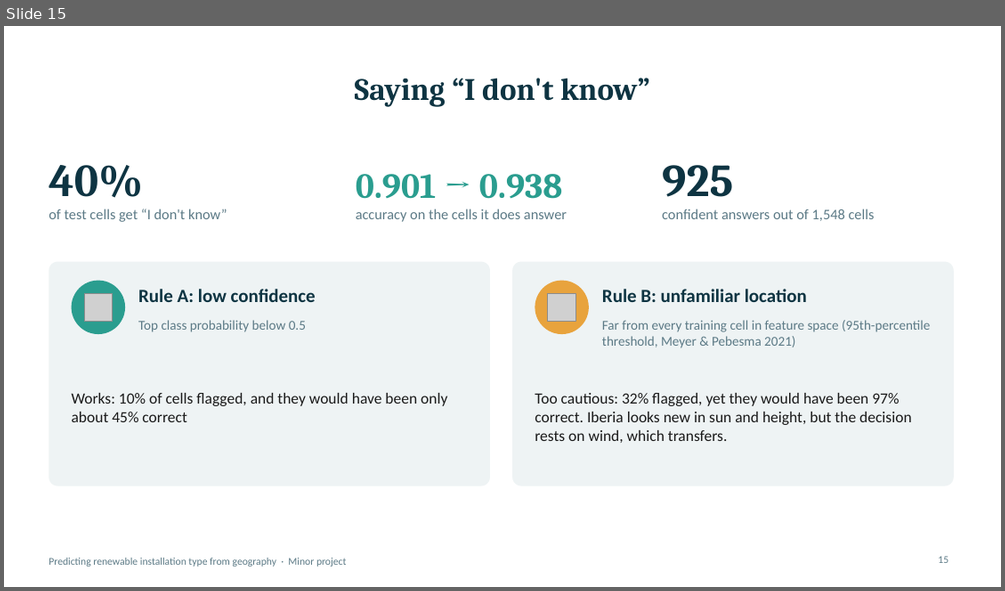
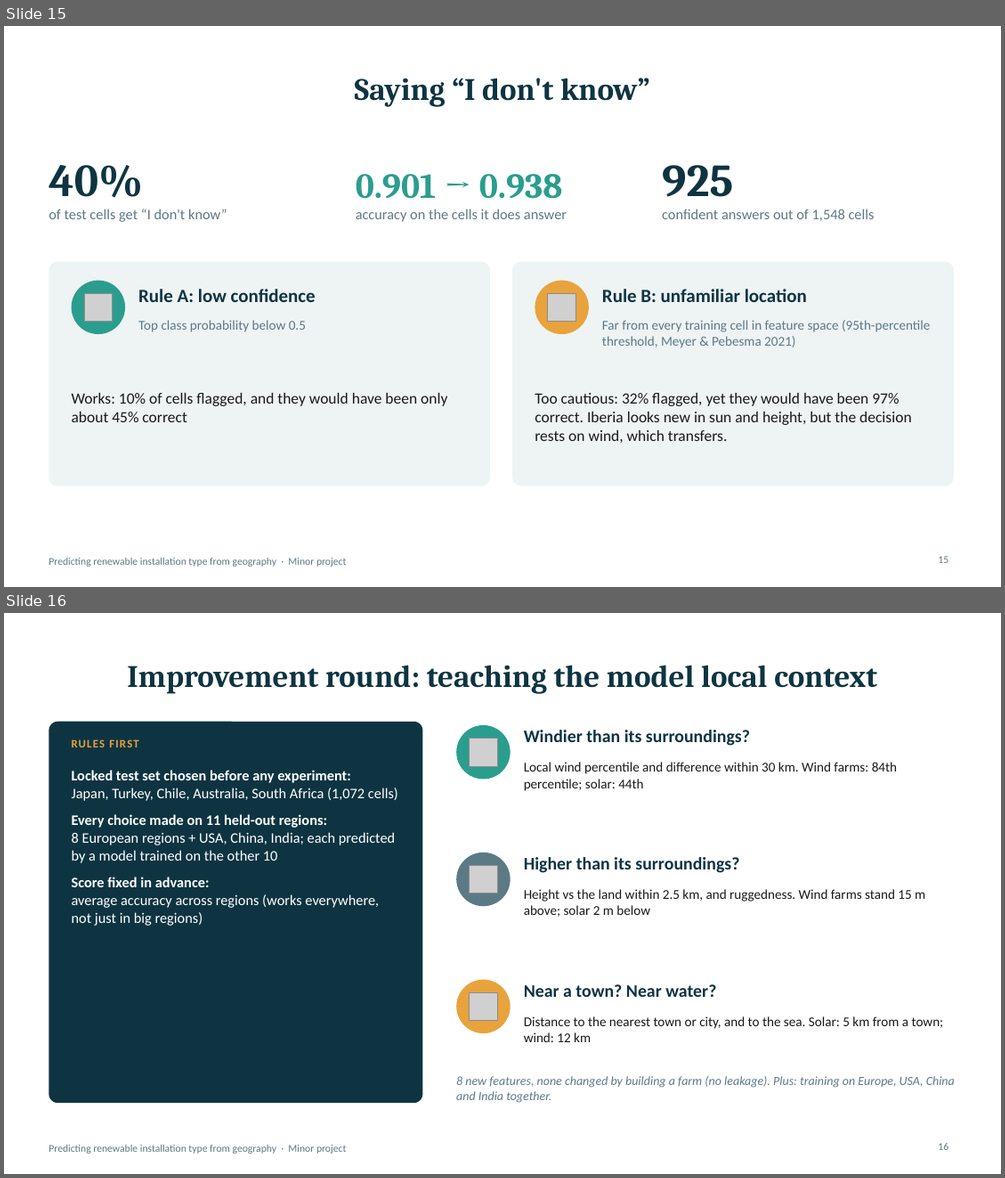
Before and after one commit to AshutoshSinghJ/renewable-siting-ml, a slide deck: outputs/Project_Presentation.pptx. Shown one above the other, each under a label of ours: slide 15 before the commit, slides 15 and 16 after it. The pictures are 1005x591 and 1005x1178 pixels, drawn with LibreOffice and Linux fonts; fonts in the diff are those of the drawing; grey boxes stand for pictures. Boxes give left, top, right and bottom in pixels: in the first picture for what was removed or moved away, otherwise in the second. Text is boxed around its words. In the diff, an @@ line names an element or a change of style, - is before the commit and + after.

Commit message:
Improvement round: local-context features, Extra Trees, conformal sets, locked final test
- src/06-11: new features, 11-region leave-one-region-out experiments, conformal
  prediction, archetypes and SHAP, patch neural network, one-time locked test
- Globe site: Improved model, Archetypes and Final test views; Results and About updated
- Report section 8, five new slides, docs and README updated

```diff
--- a/outputs/Project_Presentation.pptx
+++ b/outputs/Project_Presentation.pptx
@@ slide 16 added at (4,613,1001,1174), background #FFFFFF; not listed: 1 template element that a slide beside it also shows @@
@@ title added at (127,665,877,694), 30 pt, text #0E3442, bold @@
+Improvement round: teaching the model local context
@@ rounded rectangle added at (48,722,423,1103), fill #0E3442 @@
@@ text added at (72,739,138,747), 11 pt, text #E8A33D, bold @@
+RULES FIRST
@@ ellipse added at (456,725,510,779), fill #2A9D8F @@
@@ picture added at (469,738,497,765) @@
@@ text added at (524,730,750,746), 17 pt, text #0E3442, bold @@
+Windier than its surroundings?
@@ text added at (72,770,398,925), 14 pt, text #FFFFFF @@
+Locked test set chosen before any experiment:
+Japan, Turkey, Chile, Australia, South Africa (1,072 cells)
+Every choice made on 11 held-out regions:
+8 European regions + USA, China, India; each predicted by a model trained on the other 10
+Score fixed in advance:
+average accuracy across regions (works everywhere, not just in big regions)
@@ text added at (524,762,897,791), 13 pt, text #1A1A1A @@
+Local wind percentile and difference within 30 km. Wind farms: 84th percentile; solar: 44th
@@ ellipse added at (456,852,510,906), fill #5C7A86 @@
@@ picture added at (469,865,497,892) @@
@@ text added at (524,857,739,873), 17 pt, text #0E3442, bold @@
+Higher than its surroundings?
@@ text added at (524,889,925,916), 13 pt, text #1A1A1A @@
+Height vs the land within 2.5 km, and ruggedness. Wind farms stand 15 m above; solar 2 m below
@@ ellipse added at (456,980,510,1033), fill #E8A33D @@
@@ text added at (524,984,716,997), 17 pt, text #0E3442, bold @@
+Near a town? Near water?
@@ picture added at (469,992,497,1020) @@
@@ text added at (524,1016,944,1042), 13 pt, text #1A1A1A @@
+Distance to the nearest town or city, and to the sea. Solar: 5 km from a town; wind: 12 km
@@ text added at (456,1076,955,1103), 12 pt, text #5C7A86, italic @@
+8 new features, none changed by building a farm (no leakage). Plus: training on Europe, USA, China and India together.
@@ page number added at (938,1143,948,1150), 10 pt, text #5C7A86 @@
+16
```
Also in this commit, not shown: 2 slides changed, 4 other slides added, 47 other files.
